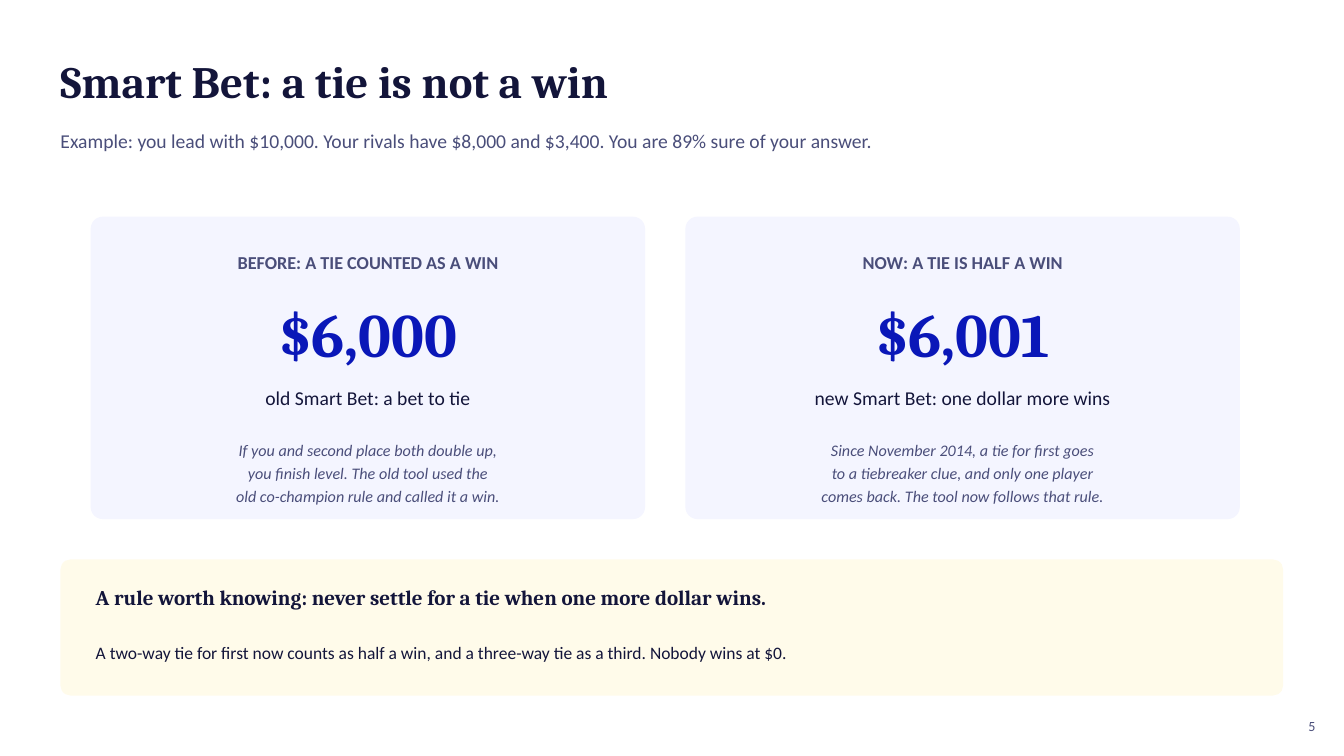
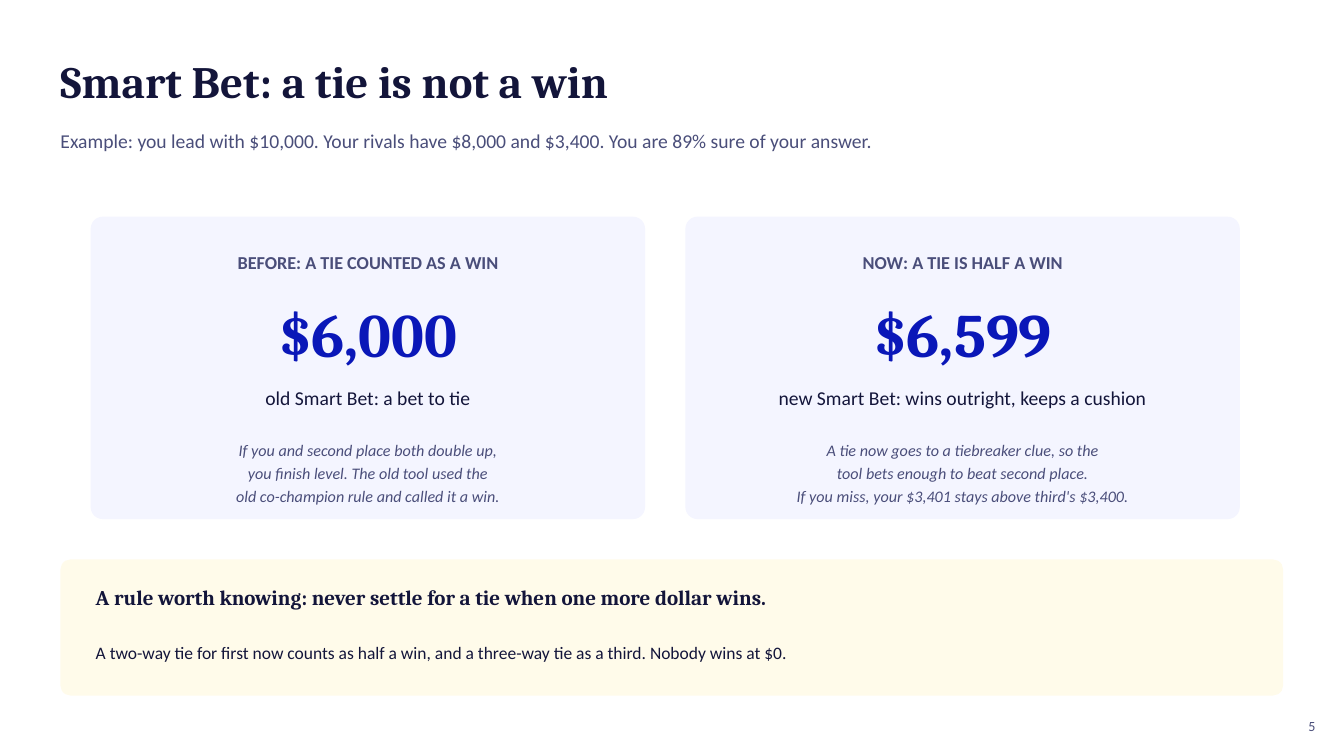
Before and after one commit to willhoop/jeopardy-wagering, a slide deck: slide 5 of docs/deck.pptx. Drawn at 1344x756 pixels with LibreOffice and Linux fonts; fonts in the diff are those of the drawing. Boxes give left, top, right and bottom in pixels: in the first picture for what was removed or moved away, otherwise in the second. Text is boxed around its words. In the diff, an @@ line names an element or a change of style, - is before the commit and + after.

```diff
--- a/docs/deck.pptx
+++ b/docs/deck.pptx
@@ text at (873,311,1052,366): text changed @@
-$6,001
+$6,599
@@ text at (779,391,1146,409): text changed @@
-new Smart Bet: one dollar more wins
+new Smart Bet: wins outright, keeps a cushion
@@ text at (797,445,1128,505): text changed @@
-Since November 2014, a tie for first goes
-to a tiebreaker clue, and only one player
-comes back. The tool now follows that rule.
+A tie now goes to a tiebreaker clue, so the
+tool bets enough to beat second place.
+If you miss, your $3,401 stays above third's $3,400.
```
Also in this commit, not shown: 22 other files.
